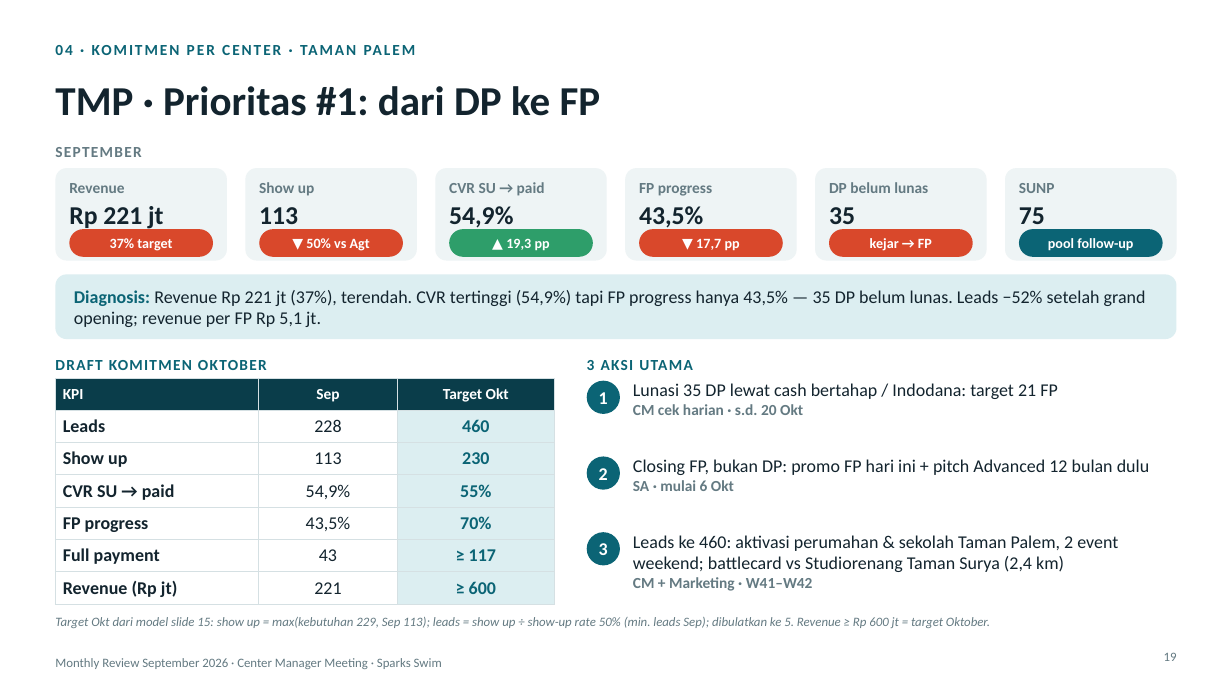
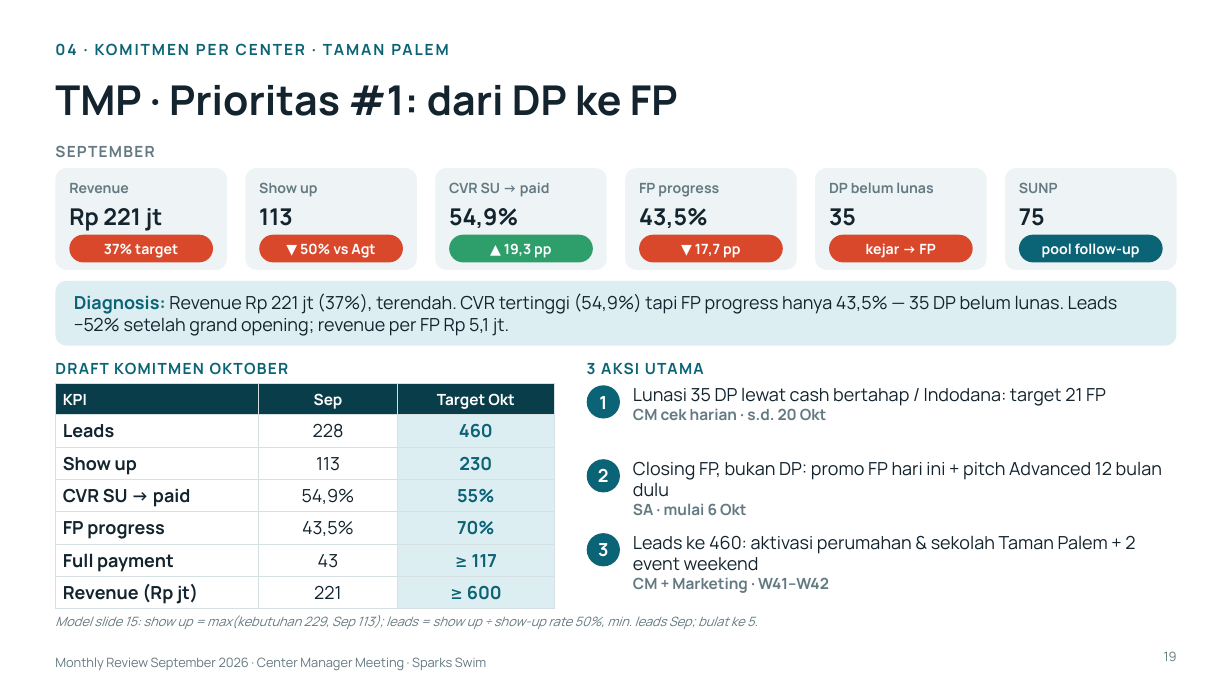
Before and after one commit to mrifqidata-code/Dashboard, a slide deck: slide 19 of monthly-review/Monthly_Review_September_2026_CM.pptx. Drawn at 1232x693 pixels with LibreOffice and Linux fonts; fonts in the diff are those of the drawing. Boxes give left, top, right and bottom in pixels: in the first picture for what was removed or moved away, otherwise in the second. Text is boxed around its words. In the diff, an @@ line names an element or a change of style, - is before the commit and + after.

```diff
--- a/monthly-review/Monthly_Review_September_2026_CM.pptx
+++ b/monthly-review/Monthly_Review_September_2026_CM.pptx
@@ rounded rectangle resized from (x1=55, y1=168, x2=227, y2=261) to (x1=55, y1=168, x2=227, y2=270) @@
@@ rounded rectangle resized from (x1=246, y1=168, x2=418, y2=261) to (x1=246, y1=168, x2=418, y2=270) @@
@@ rounded rectangle resized from (x1=435, y1=168, x2=607, y2=261) to (x1=435, y1=168, x2=607, y2=270) @@
@@ rounded rectangle resized from (x1=626, y1=168, x2=798, y2=261) to (x1=626, y1=168, x2=798, y2=270) @@
@@ rounded rectangle resized from (x1=815, y1=168, x2=987, y2=261) to (x1=815, y1=168, x2=987, y2=270) @@
@@ proportions changed in 6 elements at (x1=55, y1=168, x2=227, y2=270), (x1=246, y1=168, x2=418, y2=270), (x1=435, y1=168, x2=607, y2=270), (x1=626, y1=168, x2=798, y2=270), (x1=815, y1=168, x2=987, y2=270), (x1=1006, y1=168, x2=1177, y2=270) @@
@@ rounded rectangle resized from (x1=1006, y1=168, x2=1177, y2=261) to (x1=1006, y1=168, x2=1177, y2=270) @@
@@ size 12 to 11 pt, font Calibri to Manrope in 6 elements at (x1=69, y1=183, x2=129, y2=193), (x1=259, y1=182, x2=318, y2=197), (x1=449, y1=182, x2=549, y2=197), (x1=639, y1=183, x2=719, y2=197), (x1=829, y1=182, x2=933, y2=193), (x1=1019, y1=182, x2=1058, y2=193) @@
@@ size 20 to 18 pt, font Calibri to Manrope in 6 elements at (x1=69, y1=208, x2=163, y2=231), (x1=259, y1=208, x2=293, y2=226), (x1=449, y1=208, x2=518, y2=228), (x1=639, y1=208, x2=708, y2=228), (x1=829, y1=208, x2=856, y2=226), (x1=1019, y1=208, x2=1045, y2=226) @@
@@ 7 rounded rectangles, 1 ellipse, 1 table moved together from (x1=55, y1=229, x2=1177, y2=601) to (x1=55, y1=235, x2=1177, y2=608) @@
@@ table at (x1=55, y1=384, x2=555, y2=608) @@
@@ font Calibri to Manrope @@
@@ text at (x1=633, y1=535, x2=1135, y2=571): text changed; font Calibri to Manrope @@
-Leads ke 460: aktivasi perumahan & sekolah Taman Palem, 2 event weekend; battlecard vs Studiorenang Taman Surya (2,4 km)
+Leads ke 460: aktivasi perumahan & sekolah Taman Palem + 2 event weekend
@@ text at (x1=633, y1=577, x2=829, y2=593): font Calibri to Manrope in "CM + Marketing · W41–W42" @@
@@ text at (x1=55, y1=615, x2=758, y2=629): text changed; font Calibri to Manrope @@
-Target Okt dari model slide 15: show up = max(kebutuhan 229, Sep 113); leads = show up ÷ show-up rate 50% (min. leads Sep); dibulatkan ke 5. Revenue ≥ Rp 600 jt = target Oktober.
+Model slide 15: show up = max(kebutuhan 229, Sep 113); leads = show up ÷ show-up rate 50%, min. leads Sep; bulat ke 5.
@@ font Calibri to Manrope in 19 elements at (x1=55, y1=35, x2=1177, y2=63), (x1=55, y1=85, x2=678, y2=116), (x1=55, y1=145, x2=154, y2=157), (x1=1164, y1=651, x2=1177, y2=661), (x1=587, y1=533, x2=620, y2=567), (x1=587, y1=459, x2=620, y2=493), (x1=633, y1=461, x2=1162, y2=515), (x1=587, y1=385, x2=620, y2=419), (x1=55, y1=362, x2=289, y2=375), (x1=587, y1=362, x2=704, y2=375), (x1=633, y1=387, x2=1106, y2=420), (x1=69, y1=235, x2=213, y2=262), (x1=260, y1=235, x2=404, y2=262), (x1=449, y1=235, x2=593, y2=262), (x1=640, y1=235, x2=784, y2=262), (x1=829, y1=235, x2=973, y2=262), (x1=1019, y1=235, x2=1164, y2=262), (x1=74, y1=293, x2=1118, y2=336), (x1=55, y1=657, x2=487, y2=670) @@
```
Also in this commit, not shown: 23 other slides changed, 2 other files.
